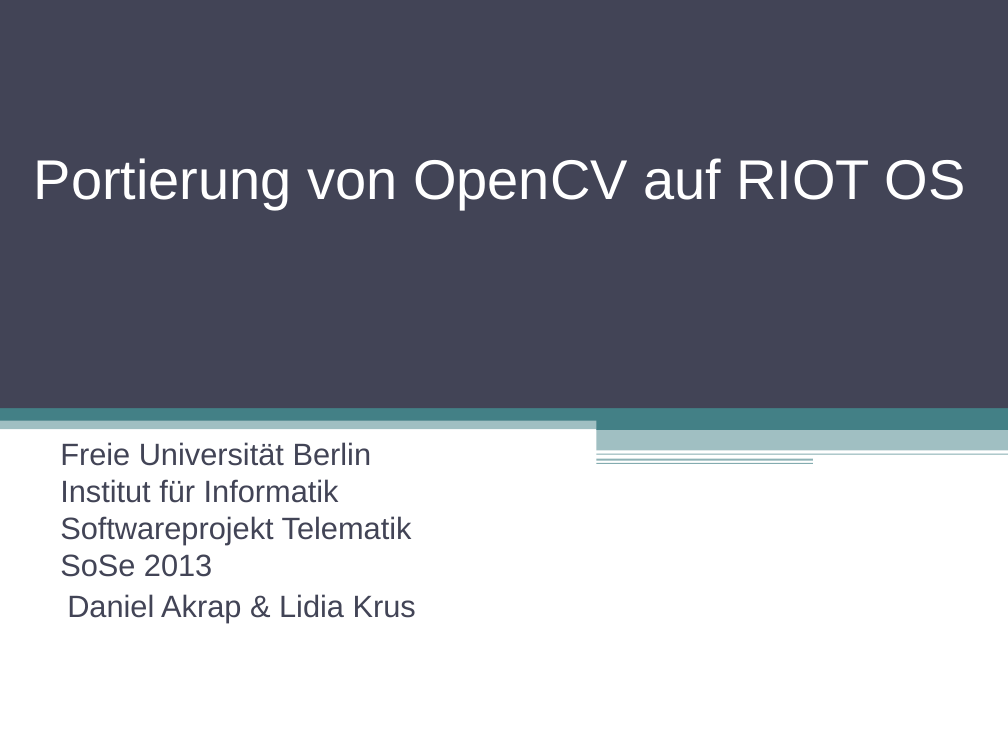
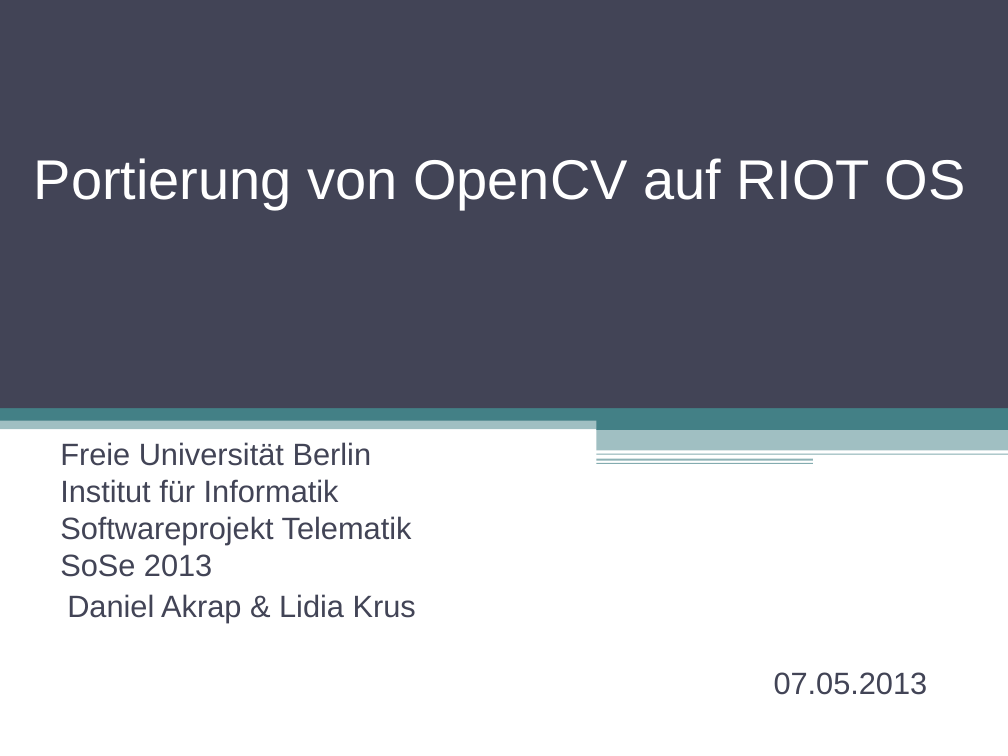
Before and after one commit to swp2013riot/riot-opencv-port, a slide deck: slide 1 of doc/slides/intro_presentation.odp. Drawn at 1008x756 pixels with LibreOffice and Linux fonts; fonts in the diff are those of the drawing. Boxes give left, top, right and bottom in pixels: in the first picture for what was removed or moved away, otherwise in the second. Text is boxed around its words. In the diff, an @@ line names an element or a change of style, - is before the commit and + after.

```diff
--- a/doc/slides/intro_presentation.odp
+++ b/doc/slides/intro_presentation.odp
@@ text added at bbox=[774, 672, 928, 695], 22 pt, text #424456 @@
+07.05.2013
```
Also in this commit, not shown: 2 other slides changed, 2 slides added, 3 slides removed.
